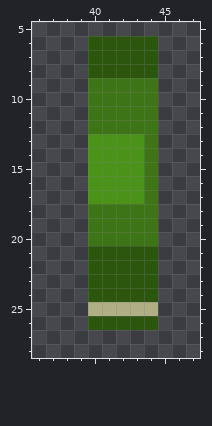
Two states of a pixel-art file, Project WoHuCangLong/Assets/Sprites/bamboo-test(2).aseprite. The picture above is the old version.
64x64 pixels, 1 frame. Colours within 5 levels of each other are drawn and written as one. Shown: x 36..47, y 5..28.
The same view after the edit:
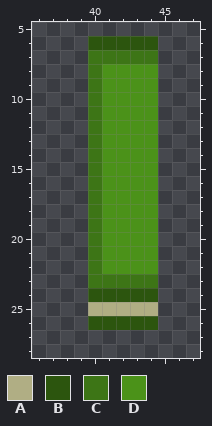
Palette (. is transparent): A #b0ae84  B #2c550e  C #3d7516  D #4b9219
What changed:
Layers "2-1", "2-2":
y 7: x 40..44 BBBBB -> CCCCC
y 8: x 40..44 BBBBB -> CDDDD
y 9..12: x 41..44 CCCC -> DDDD
y 13..17: x 40 D -> C; x 44 C -> D
y 18..20: x 41..44 CCCC -> DDDD
y 21..22: x 40..44 BBBBB -> CDDDD
y 23: x 40..44 BBBBB -> CCCCC
Boxes around the changes in both pictures, in picture pixels (x1, y1, x2, y2):
changed: (88, 50, 158, 288)
